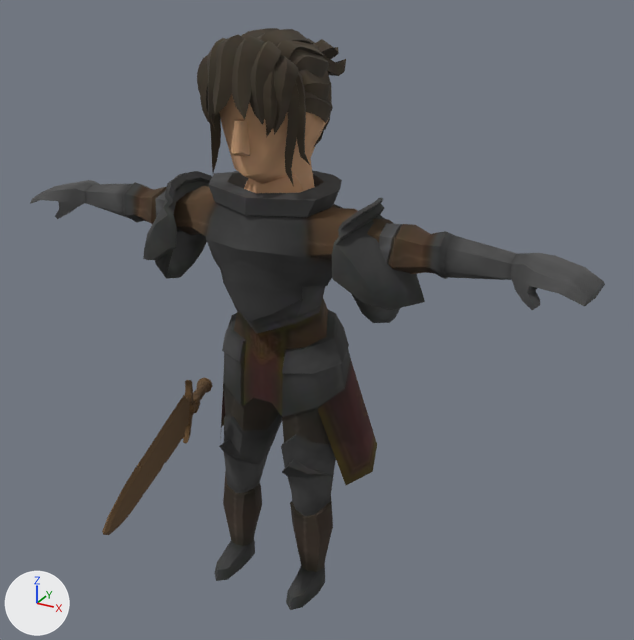
An edit to the glTF model public/assets/characters/warrior.glb, drawn before and after from the same camera.
Rendered twice from a 50 mm lens placed at (2.12, -3.43, 3.27), pointed at (0.35, -0.21, 1.66). Arrows for +X, +Y and +Z are at lower left; the lights stay in place. The first picture is the older version. Vertices at exactly the same position are counted once.

In view in the first picture: 'Warrior'.
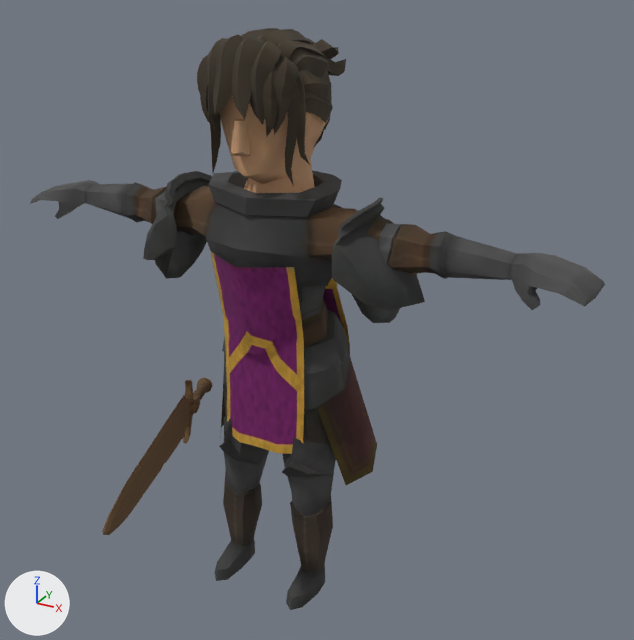
Pixel boxes (x1, y1, x2, y2) of what changed, in the pictures (634 x 640 px):
part 1 of me_warrior, added (purple): after (211, 252, 304, 454)
part 2 of me_warrior, added: after (323, 278, 350, 354)

What the commit changed:
me_warrior is used by ob_warrior; location (0.0, 0.0, 0.0).
me_warrior had 2915 vertices, 5402 faces and spanned x -1.52..1.52, y -1.63..0.6, z 0.0..2.89.
me_warrior now has 3005 vertices, 5530 faces and spans x -1.52..1.52, y -1.63..0.6, z 0.0..2.89.
me_warrior part 1: a new loose piece of 45 vertices spanning x -0.23..0.23, y -0.33..-0.11, z 0.87..1.9, in mat_warrior_atlas (picture img_warrior_atlas).
me_warrior part 2: a new loose piece of 45 vertices spanning x -0.23..0.23, y -0.17..0.45, z 0.87..1.9, in mat_warrior_atlas (picture img_warrior_atlas).
